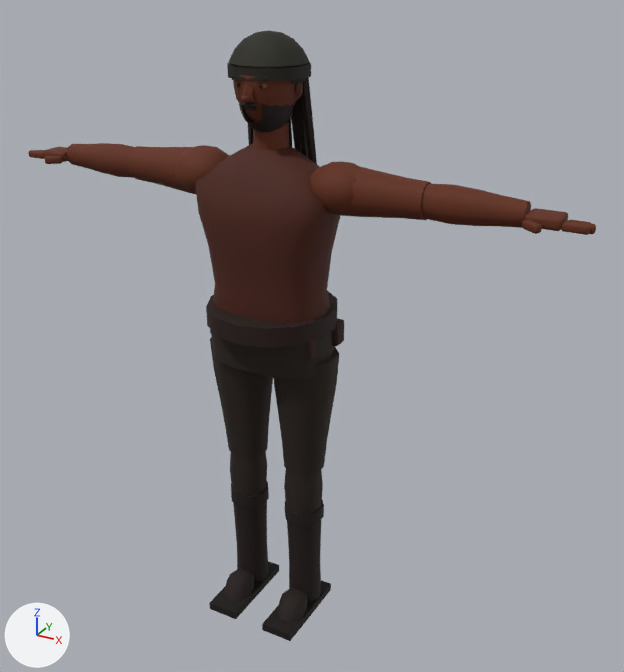
Renders of the glTF model public/models/tb_npc_dockhand.glb from each side of a commit.
The view is the same before and after, from a camera (50 mm lens) standing at (1.205, -1.958, 1.93) and looking at (0.09, 0.068, 0.917). The axes (+X, +Y, +Z) are drawn at lower left. The lights are the same throughout. The picture after the commit comes second. Vertices at exactly the same position are counted once.

The first picture shows 'npc_dockhand_mesh'.
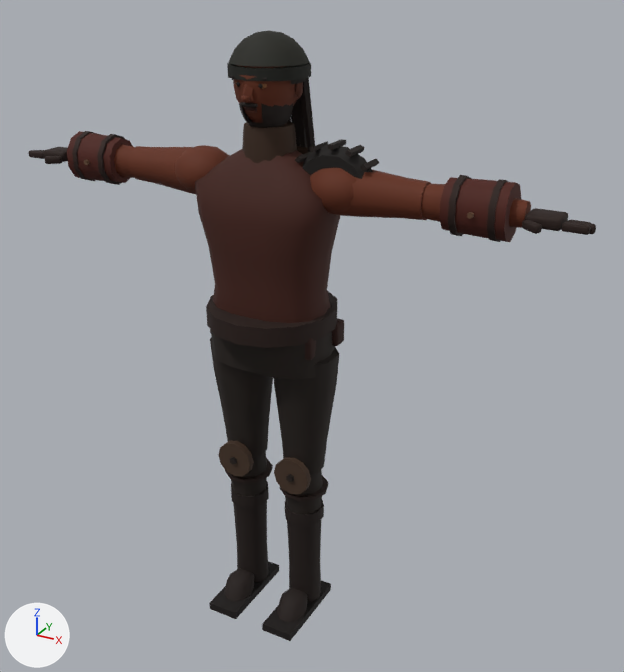
Boxes (x1, y1, x2, y2) around the edits, measured in the pictures (624 x 672 px):
part 1 of me_npc_dockhand_mesh, added
    after: (360, 159, 379, 171)
part 2 of me_npc_dockhand_mesh, added
    after: (345, 145, 365, 157)
part 3 of me_npc_dockhand_mesh, added
    after: (328, 139, 346, 150)
part 4 of me_npc_dockhand_mesh, added
    after: (309, 141, 328, 152)
part 5 of me_npc_dockhand_mesh, added
    after: (295, 152, 310, 163)
part 6 of me_npc_dockhand_mesh, added
    after: (97, 134, 125, 185)
part 7 of me_npc_dockhand_mesh, added
    after: (72, 131, 97, 181)
part 8 of me_npc_dockhand_mesh, added
    after: (448, 175, 472, 236)
part 9 of me_npc_dockhand_mesh, added
    after: (487, 179, 508, 242)
part 10 of me_npc_dockhand_mesh, added (brown)
    after: (274, 457, 311, 494)
part 11 of me_npc_dockhand_mesh, added
    after: (280, 475, 328, 501)
part 12 of me_npc_dockhand_mesh, added (brown)
    after: (218, 441, 254, 477)
part 13 of me_npc_dockhand_mesh, added
    after: (225, 459, 273, 483)
part 14 of me_npc_dockhand_mesh, added
    after: (302, 145, 373, 179)
part 15 of me_npc_dockhand_mesh, added (brown)
    after: (242, 121, 297, 163)
part 16 of me_npc_dockhand_mesh, added (brown)
    after: (67, 131, 133, 183)
part 17 of me_npc_dockhand_mesh, added (brown)
    after: (439, 177, 521, 242)
part 18 of me_npc_dockhand_mesh, recoloured
    both: (28, 147, 596, 499)

Patch to the scene script:
```diff
--- a/public/models/tb_npc_dockhand.glb.py
+++ b/public/models/tb_npc_dockhand.glb.py
@@ me_npc_dockhand_mesh @@
-me_npc_dockhand_mesh.from_pydata(...)  # 2701 vertices, 5082 faces; spans x -0.86..0.86, y -0.19..0.19, z 0.0..1.76
+me_npc_dockhand_mesh.from_pydata(...)  # 3145 vertices, 5874 faces; spans x -0.86..0.86, y -0.19..0.19, z 0.0..1.76
+# me_npc_dockhand_mesh part 1: the loose piece of 8 vertices spanning x -0.03..0.03, y -0.15..-0.13, z 0.98..1.02 is copied, and the copy is scaled about its middle by (0.187, 3.75, 0.199), then moved by (0.29, 0.14, 0.45); it spans x 0.28..0.3, y -0.04..0.04, z 1.44..1.46
+# me_npc_dockhand_mesh part 2: the loose piece of 8 vertices spanning x -0.03..0.03, y -0.15..-0.13, z 0.98..1.02 is copied, and the copy is scaled about its middle by (0.255, 3.75, 0.274), then moved by (0.25, 0.14, 0.48); it spans x 0.24..0.26, y -0.04..0.04, z 1.48..1.49
+# me_npc_dockhand_mesh part 3: a new loose piece, a box spanning x 0.193..0.207, y -0.038..0.038, z 1.489..1.501, in mat_tbc_skin
+# me_npc_dockhand_mesh part 4: the loose piece of 8 vertices spanning x -0.03..0.03, y -0.15..-0.13, z 0.98..1.02 is copied, and the copy is scaled about its middle by (0.254, 3.75, 0.274), then moved by (0.15, 0.14, 0.48); it spans x 0.14..0.16, y -0.04..0.04, z 1.48..1.49
+# me_npc_dockhand_mesh part 5: the loose piece of 8 vertices spanning x -0.03..0.03, y -0.15..-0.13, z 0.98..1.02 is copied, and the copy is scaled about its middle by (0.187, 3.75, 0.199), then moved by (0.11, 0.14, 0.45); it spans x 0.1..0.12, y -0.04..0.04, z 1.44..1.46
+# me_npc_dockhand_mesh part 6: a new loose piece, a 10-sided cylinder along x spanning x -0.545..-0.529, y -0.064..0.064, z 1.305..1.455, in mat_tbc_skin
+# me_npc_dockhand_mesh part 7: a new loose piece, a 10-sided cylinder along x spanning x -0.641..-0.625, y -0.064..0.064, z 1.305..1.455, in mat_tbc_skin
+# me_npc_dockhand_mesh part 8: a new loose piece, a 10-sided cylinder along x spanning x 0.529..0.545, y -0.064..0.064, z 1.305..1.455, in mat_tbc_skin
+# me_npc_dockhand_mesh part 9: a new loose piece, a 10-sided cylinder along x spanning x 0.625..0.641, y -0.064..0.064, z 1.305..1.455, in mat_tbc_skin
+# me_npc_dockhand_mesh part 10: a new loose piece, a 12-sided cylinder along y spanning x 0.042..0.158, y -0.08..-0.06, z 0.462..0.578, in mat_tbc_skin
+# me_npc_dockhand_mesh part 11: a new loose piece, a 10-sided cylinder along z spanning x 0.025..0.175, y -0.071..0.071, z 0.44..0.452, in mat_tbc_skin
+# me_npc_dockhand_mesh part 12: a new loose piece, a 12-sided cylinder along y spanning x -0.158..-0.042, y -0.08..-0.06, z 0.462..0.578, in mat_tbc_skin
+# me_npc_dockhand_mesh part 13: a new loose piece, a 10-sided cylinder along z spanning x -0.175..-0.025, y -0.071..0.071, z 0.44..0.452, in mat_tbc_skin
+# me_npc_dockhand_mesh part 14: a new loose piece of 48 vertices spanning x 0.08..0.32, y -0.03..0.03, z 1.37..1.49, in mat_tbc_skin
+# me_npc_dockhand_mesh part 15: a new loose piece of 36 vertices spanning x -0.08..0.08, y -0.07..0.07, z 1.44..1.53, in mat_tbc_skin
+# me_npc_dockhand_mesh part 16: a new loose piece of 30 vertices spanning x -0.67..-0.5, y -0.06..0.06, z 1.31..1.45, in mat_tbc_skin
+# me_npc_dockhand_mesh part 17: a new loose piece of 30 vertices spanning x 0.5..0.67, y -0.06..0.06, z 1.31..1.45, in mat_tbc_skin
+# me_npc_dockhand_mesh part 18: 2068 kept faces spanning x -0.86..0.86, y -0.14..0.12, z 0.14..1.76 get new vertex colours; the middle colour goes from brown #9e6a45 to brown #3b2a1c
+# other edits to the shape of me_npc_dockhand_mesh do not show in these pictures
 me_npc_dockhand_mesh.materials.append(mat_tbc_skin)
```
